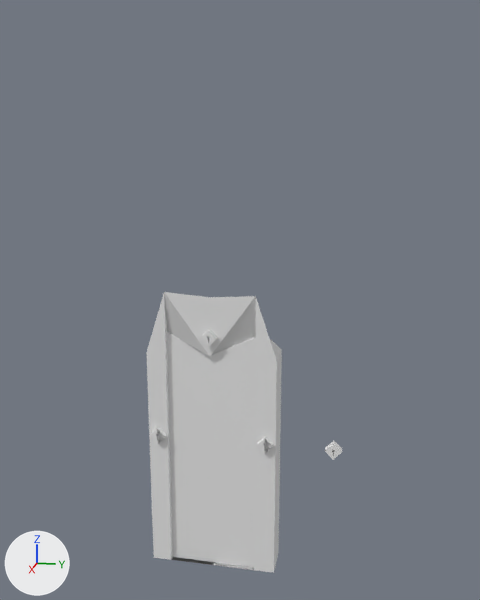
The FBX model Arte/Exportados/PuertaJefeFinalAnimacionAbrirCompleta.fbx as it was, and as the next commit left it.
Before and after are seen from a 50 mm lens placed at (15.49, 3.76, 11.24), pointed at (-0.03, 0.65, 7.36). Every picture has the same lights, and +X, +Y and +Z are marked at lower left. Materials are left out; every surface is plain grey. Where no turn or scale is listed for an object, it has been applied to the vertices. Vertices at the same position are counted once.

The first picture shows 'Cerradura.003', 'Puerta enojada', 'Puerta enojada.001'.
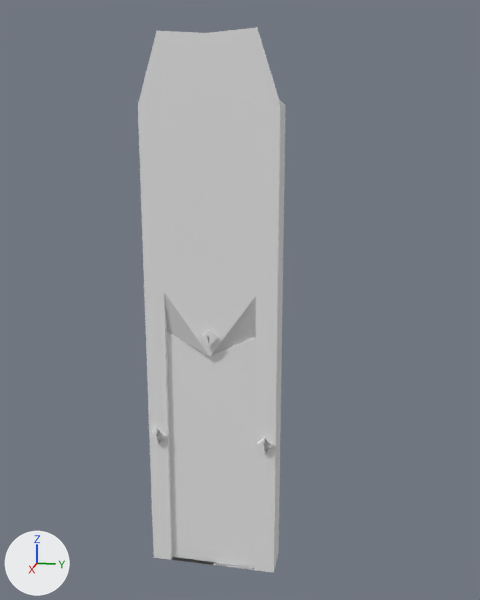
Boxes [x1, y1, x2, y2] around the edits, measured in the pictures (480 x 600 px):
```json
{"object": "Puerta enojada", "change": "reshaped", "before": [146, 292, 282, 573], "after": [138, 27, 286, 573], "on screen": "9% wider, 94% taller"}
{"object": "Cerradura.003", "change": "deleted", "before": [325, 441, 342, 460]}
{"part": 1, "of": "me_cube_001", "change": "built on", "before": [269, 338, 282, 358], "after": [138, 27, 286, 358]}
```

Scene script edits in JSON lines:
```json
{"block": "me_cube_001", "where": "# used by ob_puerta_enojada; location = (0.0, 0.0, 3.62)"}
{"op": "remove", "block": "me_cube_001", "code": "me_cube_001.from_pydata(...)  # 285 vertices, 168 faces; spans x -0.44..0.56, y -1.63..1.65, z -3.41..3.97"}
{"op": "add", "block": "me_cube_001", "code": "me_cube_001.from_pydata(...)  # 295 vertices, 178 faces; spans x -0.44..0.56, y -1.63..1.65, z -3.41..9.89"}
{"block": "me_cube_001", "change": "me_cube_001 part 1"}
{"block": "me_cube_001", "change": "1 vertex is removed from x 0.0, y -0.56, z 3.62"}
{"block": "me_cube_001", "change": "5 faces are deleted"}
{"block": "me_cube_001", "change": "1 vertex is added at (0.0, -0.56, 9.55)"}
{"block": "me_cube_001", "change": "10 new vertices lie (0.0, 0.0, 5.92) away from vertices in x -0.44..0.44, y -1.63..1.65, z 2.4..3.97"}
{"block": "me_cube_001", "change": "15 new faces join them"}
{"op": "remove", "block": "ob_cerradura_003", "code": ["ob_cerradura_003 = bpy.data.objects.new('Cerradura.003', me_cube_006)", "ob_cerradura_003.location = (0.45, 3.07, 3.83)"]}
```
